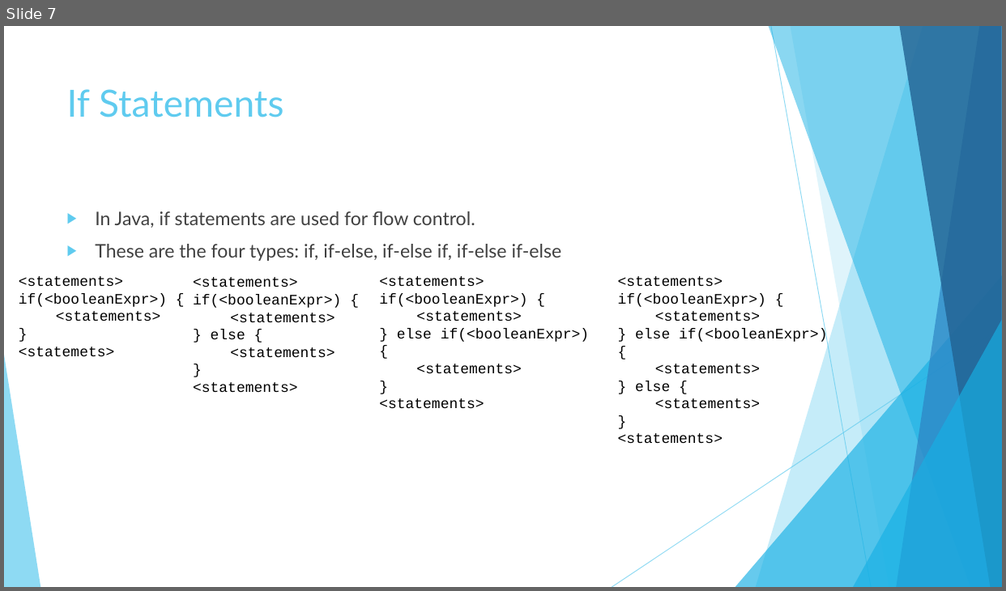
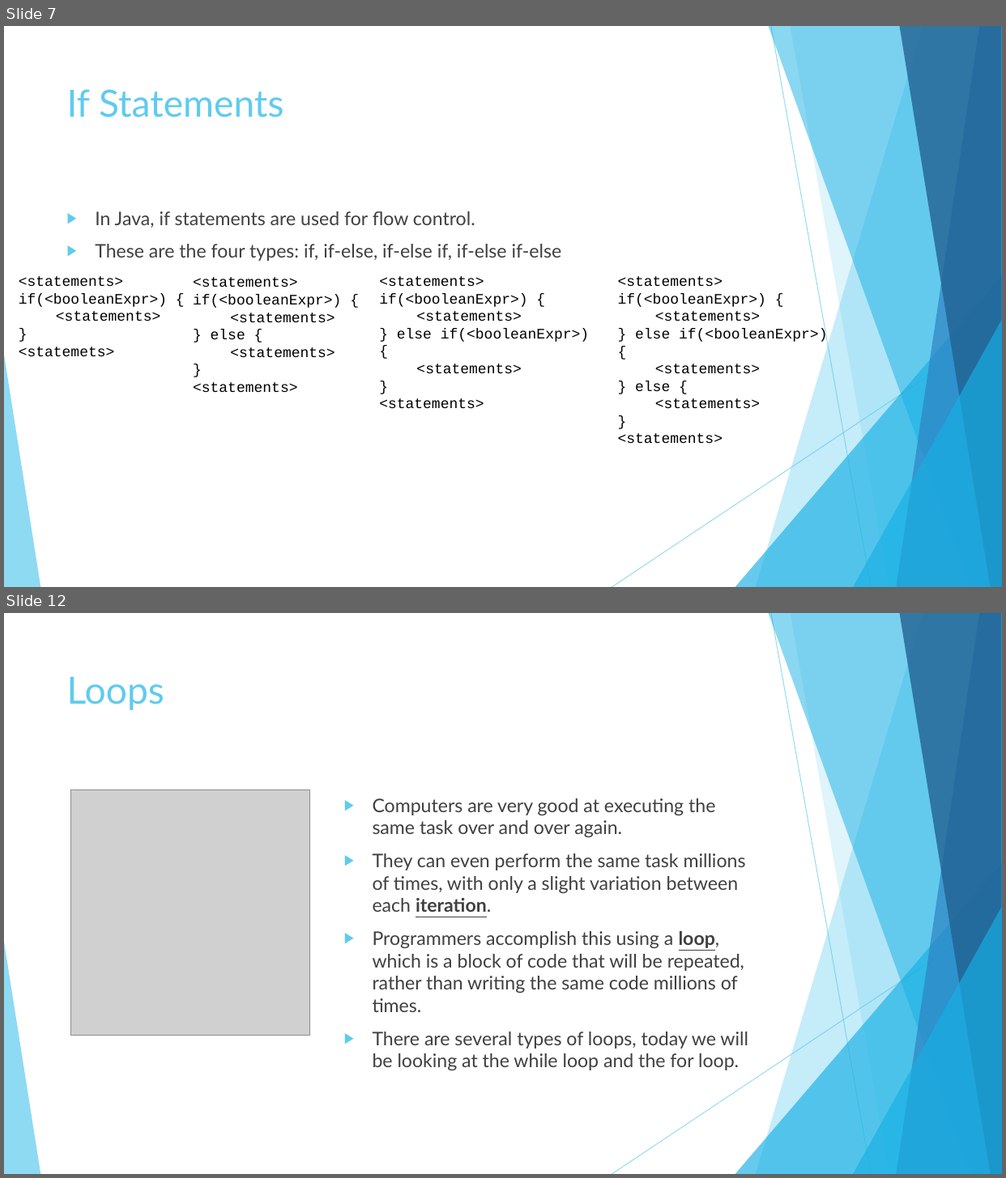
Before and after one commit to JoseRivas1998/Java-Game-Development-For-Absolute-Beginners, a slide deck: Slides/Lesson1.3.pptx. Shown one above the other, each under a label of ours: slide 7 before the commit, slides 7 and 12 after it; the slides between them are not shown. The pictures are 1006x591 and 1006x1178 pixels, drawn with LibreOffice and Linux fonts; fonts in the diff are those of the drawing; grey boxes stand for pictures. Boxes give left, top, right and bottom in pixels: in the first picture for what was removed or moved away, otherwise in the second. Text is boxed around its words. In the diff, an @@ line names an element or a change of style, - is before the commit and + after.

```diff
--- a/Slides/Lesson1.3.pptx
+++ b/Slides/Lesson1.3.pptx
@@ slide 12 added at <box>4,613,1002,1174</box>, background #FFFFFF; not listed: 10 template elements that a slide beside it also shows @@
@@ title added at <box>67,677,164,710</box>, 36 pt, text #5FCBEF @@
+Loops
@@ picture added at <box>70,790,309,1035</box> @@
@@ text added at <box>373,798,748,1071</box>, 18 pt, text #404040 @@
+▶ Computers are very good at executing the same task over and over again.
+▶ They can even perform the same task millions of times, with only a slight variation between each iteration.
+▶ Programmers accomplish this using a loop, which is a block of code that will be repeated, rather than writing the same code millions of times.
+▶ There are several types of loops, today we will be looking at the while loop and the for loop.
```
Also in this commit, not shown: 7 other slides added, 10 other files.
